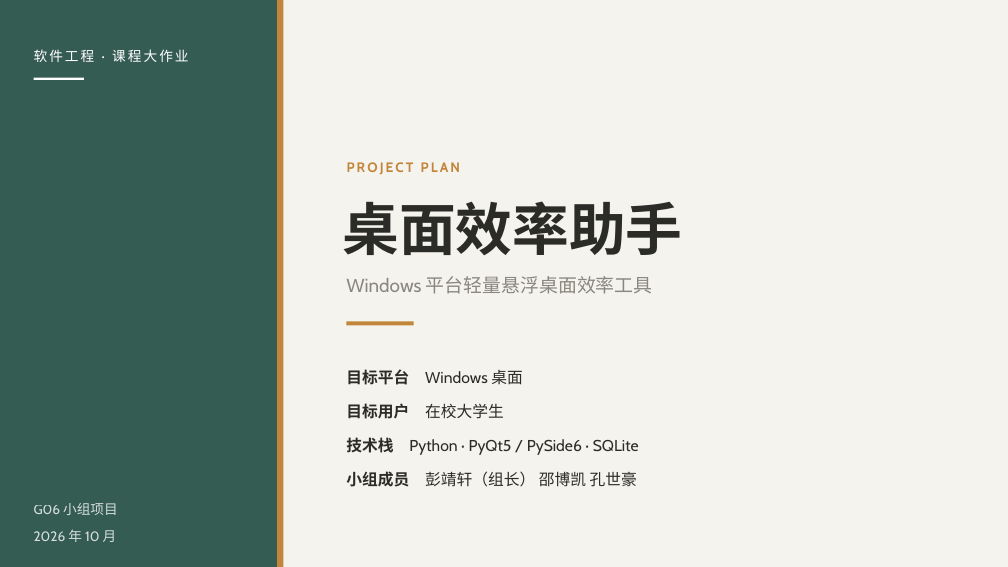
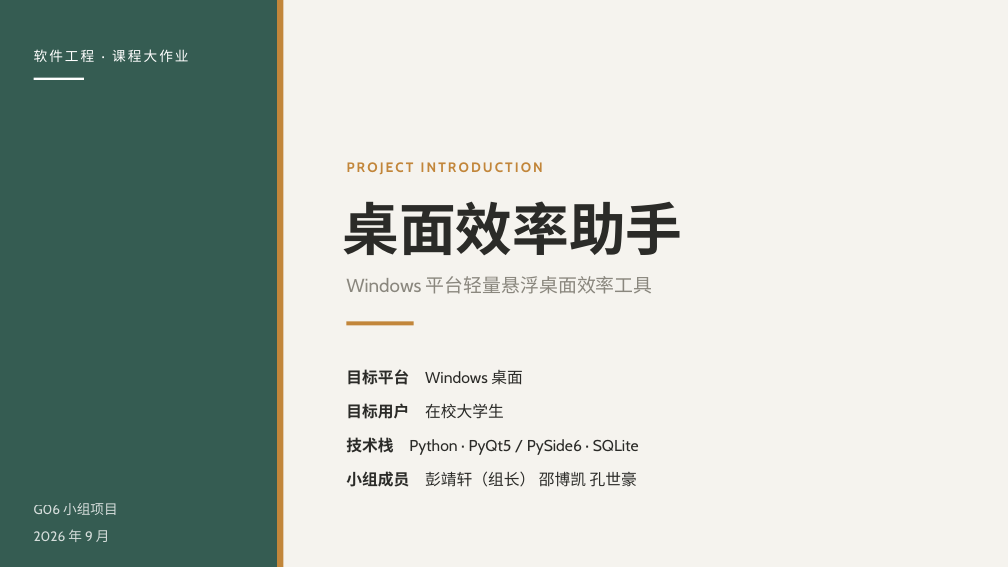
Before and after one commit to TechSoloTechSolo-crypto/Desktop-Efficiency-Assistant, a slide deck: slide 1 of desk_assistent/docs/G06小组项目.pptx. Drawn at 1008x567 pixels with LibreOffice and Linux fonts; fonts in the diff are those of the drawing. Boxes give left, top, right and bottom in pixels: in the first picture for what was removed or moved away, otherwise in the second. Text is boxed around its words. In the diff, an @@ line names an element or a change of style, - is before the commit and + after.

```diff
--- a/desk_assistent/docs/G06小组项目.pptx
+++ b/desk_assistent/docs/G06小组项目.pptx
@@ text at box(347, 162, 543, 175): text changed @@
-PROJECT PLAN
+PROJECT INTRODUCTION
@@ text at box(34, 529, 110, 542): text changed @@
-2026 年 10 月
+2026 年 9 月
```
Also in this commit, not shown: 5 other slides changed, 4 other files.
